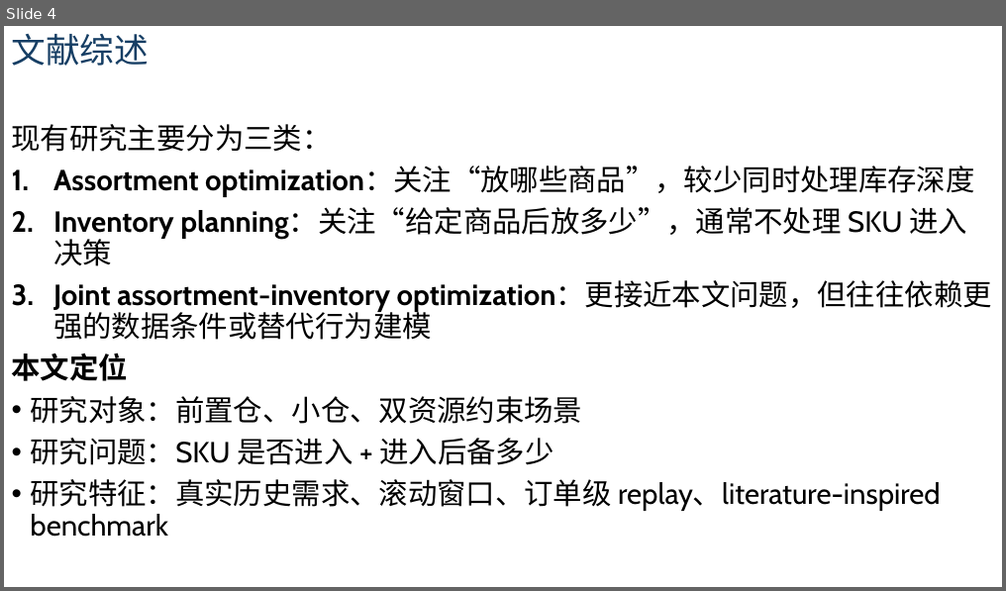
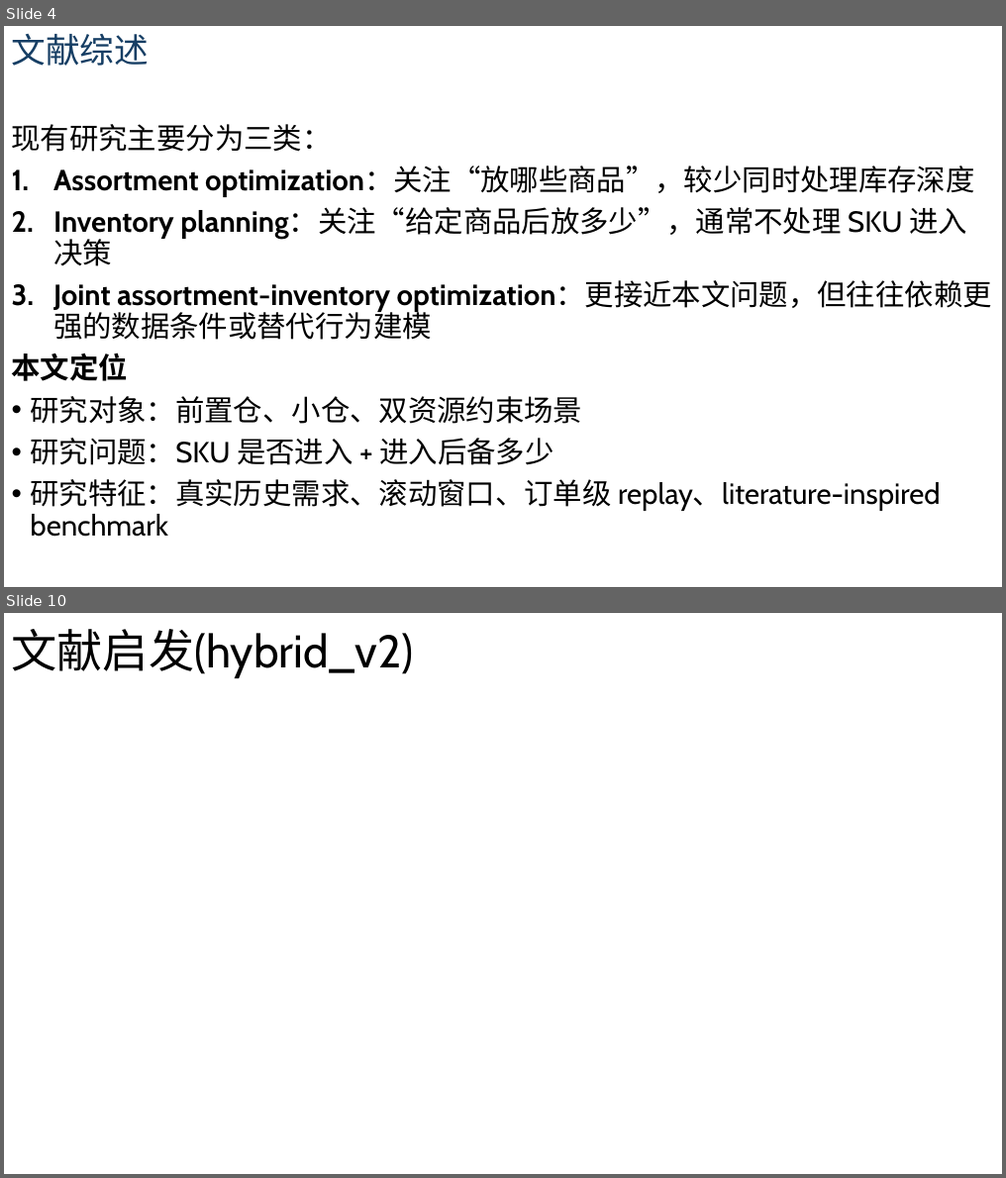
Before and after one commit to MartinWANGMUTIAN/OR_tools, a slide deck: Presentation1.pptx. Shown one above the other, each under a label of ours: slide 4 before the commit, slides 4 and 10 after it; the slides between them are not shown. The pictures are 1006x591 and 1006x1178 pixels, drawn with LibreOffice and Linux fonts; fonts in the diff are those of the drawing; grey boxes stand for pictures. Boxes give left, top, right and bottom in pixels: in the first picture for what was removed or moved away, otherwise in the second. Text is boxed around its words. In the diff, an @@ line names an element or a change of style, - is before the commit and + after.

```diff
--- a/Presentation1.pptx
+++ b/Presentation1.pptx
@@ slide 10 added at [4, 613, 1002, 1174], background #FFFFFF @@
@@ title added at [12, 629, 414, 678], 44 pt, text #000000 @@
+文献启发(hybrid_v2)
```
Also in this commit, not shown: 12 other slides added, 7 other files.
